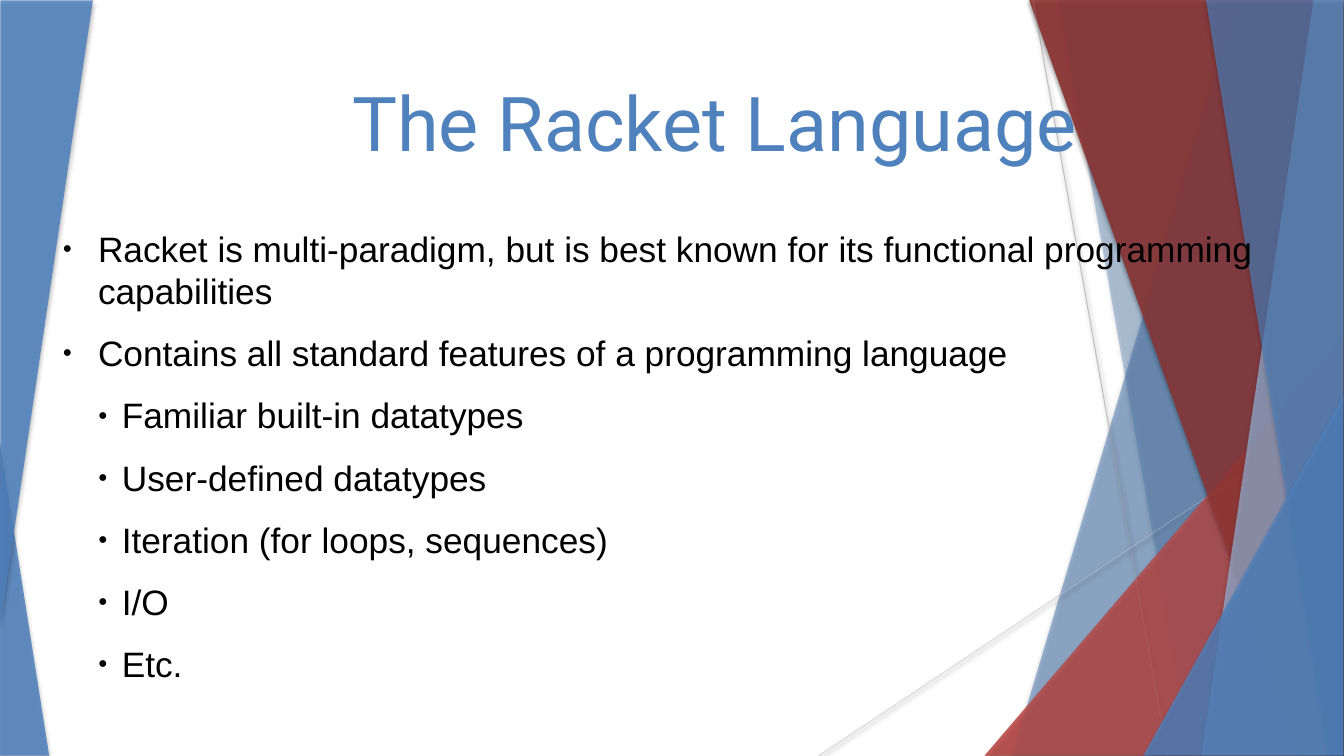
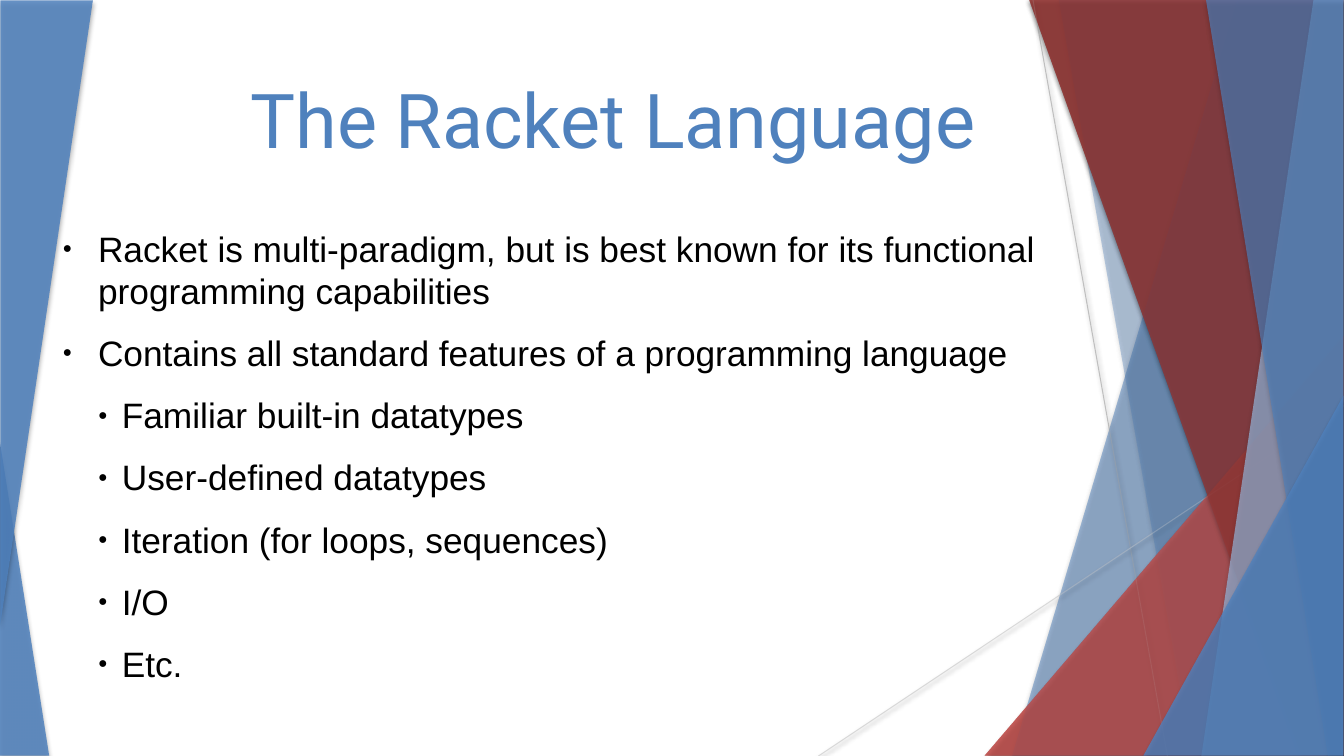
Before and after one commit to stevester94/CSC201_Project, a slide deck: slide 6 of CSC201Sec3Proj3Team4.pptx. Drawn at 1344x756 pixels with LibreOffice and Linux fonts; fonts in the diff are those of the drawing. Boxes give left, top, right and bottom in pixels: in the first picture for what was removed or moved away, otherwise in the second. Text is boxed around its words. In the diff, an @@ line names an element or a change of style, - is before the commit and + after.

```diff
--- a/CSC201Sec3Proj3Team4.pptx
+++ b/CSC201Sec3Proj3Team4.pptx
@@ text "The Racket Language" rewrapped from (x1=352, y1=82, x2=1077, y2=169) to (x1=250, y1=91, x2=975, y2=164) @@
@@ text "Racket is multi-paradigm, but is ..." rewrapped from (x1=98, y1=233, x2=1252, y2=678) to (x1=98, y1=236, x2=1035, y2=678) @@
```
Also in this commit, not shown: 12 other slides changed.
